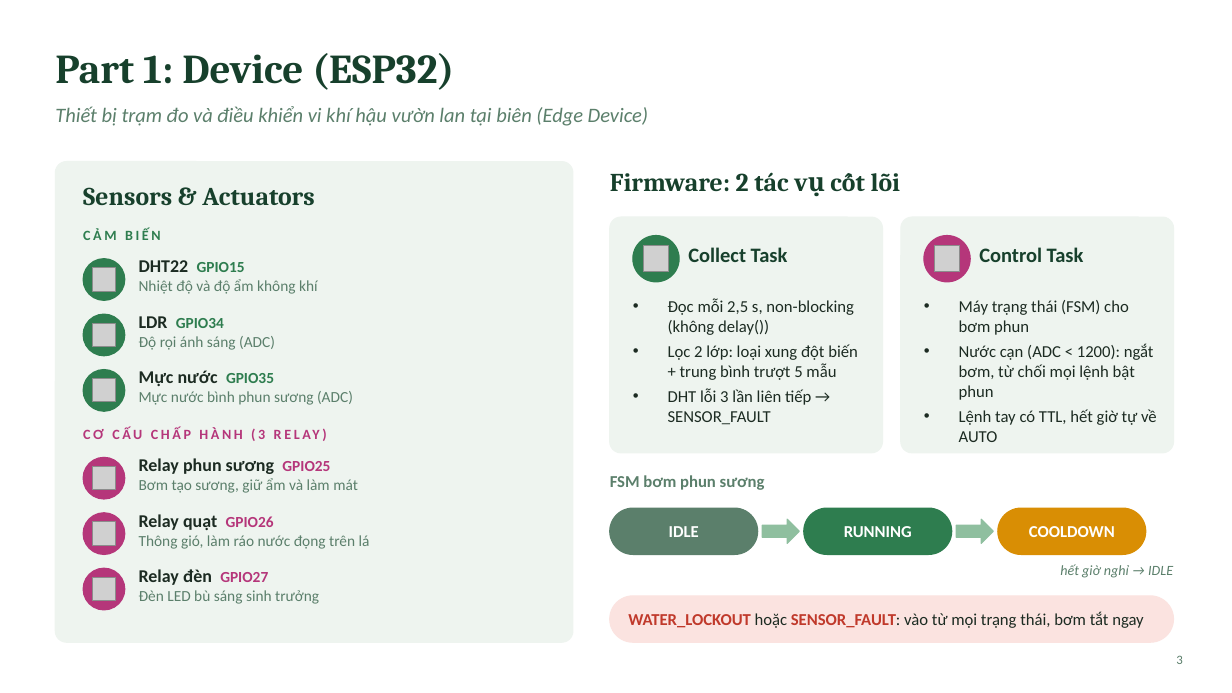
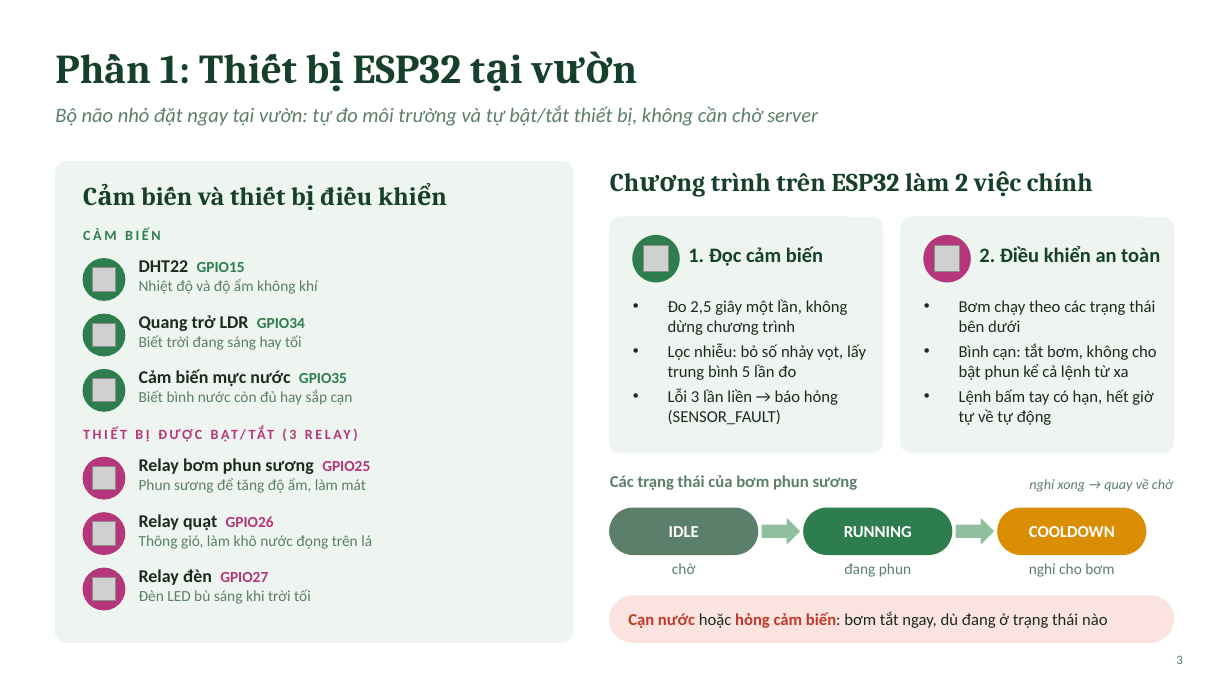
Before and after one commit to Khoa-Tr/orhid-software, a slide deck: slide 3 of docs/kien-truc-he-thong.pptx. Drawn at 1232x693 pixels with LibreOffice and Linux fonts; fonts in the diff are those of the drawing; grey boxes stand for pictures. Boxes give left, top, right and bottom in pixels: in the first picture for what was removed or moved away, otherwise in the second. Text is boxed around its words. In the diff, an @@ line names an element or a change of style, - is before the commit and + after.

```diff
--- a/docs/kien-truc-he-thong.pptx
+++ b/docs/kien-truc-he-thong.pptx
@@ title at (160,55,461,84): text changed @@
-Part 1: Device (ESP32)
+Phần 1: Thiết bị ESP32 tại vườn
@@ text at (55,105,818,126): text changed @@
-Thiết bị trạm đo và điều khiển vi khí hậu vườn lan tại biên (Edge Device)
+Bộ não nhỏ đặt ngay tại vườn: tự đo môi trường và tự bật/tắt thiết bị, không cần chờ server
@@ text at (711,172,1093,192): text changed @@
-Firmware: 2 tác vụ cốt lõi
+Chương trình trên ESP32 làm 2 việc chính
@@ text at (198,187,224,205): text changed @@
-Sensors & Actuators
+Cảm biến và thiết bị điều khiển
@@ text at (688,246,823,266): text changed @@
-Collect Task
+1. Đọc cảm biến
@@ text at (979,246,1160,262): text changed @@
-Control Task
+2. Điều khiển an toàn
@@ text at (668,299,866,425): text changed @@
-• Đọc mỗi 2,5 s, non-blocking (không delay())
-• Lọc 2 lớp: loại xung đột biến + trung bình trượt 5 mẫu
-• DHT lỗi 3 lần liên tiếp → SENSOR_FAULT
+• Đo 2,5 giây một lần, không dừng chương trình
+• Lọc nhiễu: bỏ số nhảy vọt, lấy trung bình 5 lần đo
+• Lỗi 3 lần liền → báo hỏng (SENSOR_FAULT)
@@ text at (139,315,305,350): text changed @@
-LDR GPIO34
-Độ rọi ánh sáng (ADC)
+Quang trở LDR GPIO34
+Biết trời đang sáng hay tối
@@ text at (959,300,1157,425): text changed @@
-• Máy trạng thái (FSM) cho bơm phun
-• Nước cạn (ADC < 1200): ngắt bơm, từ chối mọi lệnh bật phun
-• Lệnh tay có TTL, hết giờ tự về AUTO
+• Bơm chạy theo các trạng thái bên dưới
+• Bình cạn: tắt bơm, không cho bật phun kể cả lệnh từ xa
+• Lệnh bấm tay có hạn, hết giờ tự về tự động
@@ text at (139,369,353,405): text changed @@
-Mực nước GPIO35
-Mực nước bình phun sương (ADC)
+Cảm biến mực nước GPIO35
+Biết bình nước còn đủ hay sắp cạn
@@ text at (249,427,296,439): text changed @@
-CƠ CẤU CHẤP HÀNH (3 RELAY)
+THIẾT BỊ ĐƯỢC BẬT/TẮT (3 RELAY)
@@ text at (139,458,370,493): text changed @@
-Relay phun sương GPIO25
-Bơm tạo sương, giữ ẩm và làm mát
+Relay bơm phun sương GPIO25
+Phun sương để tăng độ ẩm, làm mát
@@ text at (610,475,858,490): text changed @@
-FSM bơm phun sương
+Các trạng thái của bơm phun sương
@@ text added at (1029,478,1173,492), 11 pt, text #5B7F6B, italic @@
+nghỉ xong → quay về chờ
@@ text at (139,535,372,549): text changed @@
-Thông gió, làm ráo nước đọng trên lá
+Thông gió, làm khô nước đọng trên lá
@@ text added at (672,563,695,574), 12 pt, text #5B7F6B @@
+chờ
@@ text added at (844,563,911,577), 12 pt, text #5B7F6B @@
+đang phun
@@ text at (1029,563,1114,577): text changed; size 11 to 12 pt; italic off @@
-hết giờ nghỉ → IDLE
+nghỉ cho bơm
@@ text at (139,589,311,604): text changed @@
-Đèn LED bù sáng sinh trưởng
+Đèn LED bù sáng khi trời tối
@@ text at (628,612,1108,628): text changed @@
-WATER_LOCKOUT hoặc SENSOR_FAULT: vào từ mọi trạng thái, bơm tắt ngay
+Cạn nước hoặc hỏng cảm biến: bơm tắt ngay, dù đang ở trạng thái nào
```
Also in this commit, not shown: 5 other slides changed, 1 slide added, 1 slide removed.
